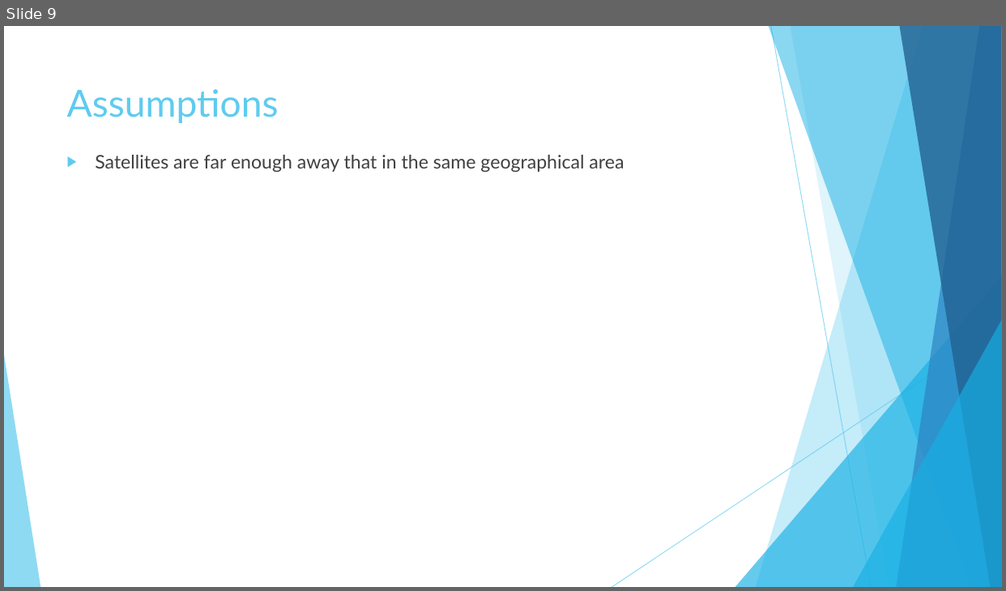
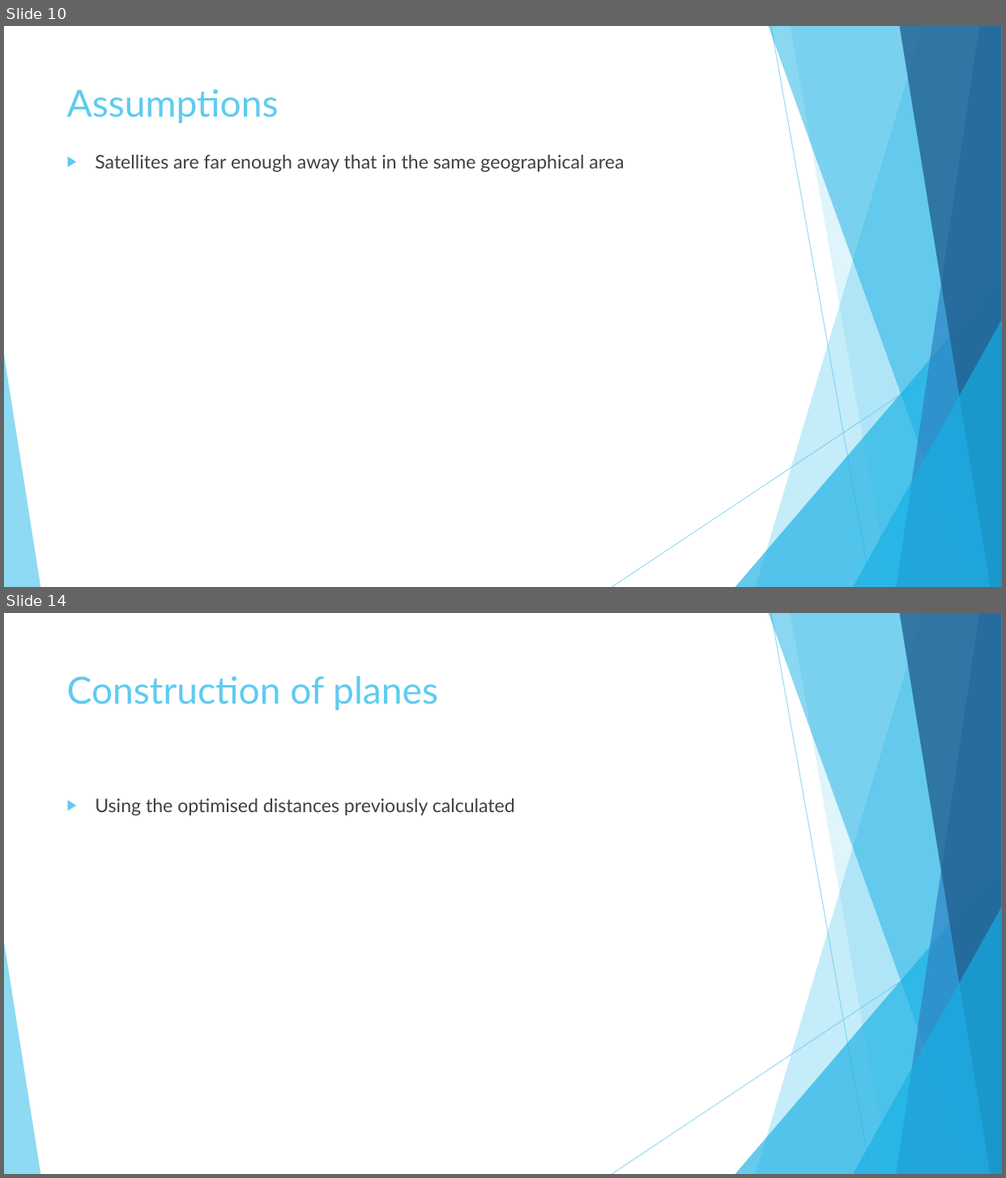
Before and after one commit to Lydia-D/Thesis_GH, a slide deck: Instantaneous Relative Positioning of Multiple GPS Receivers.pptx. Shown one above the other, each under a label of ours: slide 9 before the commit, slides 10 and 14 after it; the slides between them are not shown. The pictures are 1006x591 and 1006x1178 pixels, drawn with LibreOffice and Linux fonts; fonts in the diff are those of the drawing. Boxes give left, top, right and bottom in pixels: in the first picture for what was removed or moved away, otherwise in the second. Text is boxed around its words. In the diff, an @@ line names an element or a change of style, - is before the commit and + after.

Commit message:
different epoches
but distance optimistion still not required

```diff
--- a/Instantaneous Relative Positioning of Multiple GPS Receivers.pptx
+++ b/Instantaneous Relative Positioning of Multiple GPS Receivers.pptx
@@ slide 14 added at (4, 613, 1002, 1174), background #FFFFFF; not listed: 10 template elements that a slide beside it also shows @@
@@ title added at (67, 676, 438, 710), 36 pt, text #5FCBEF @@
+Construction of planes
@@ text added at (95, 798, 515, 815), 18 pt, text #404040 @@
+▶ Using the optimised distances previously calculated
@@ what was slide 9 is now slide 10 @@
```
Also in this commit, not shown: 2 slides changed, 4 other slides added, 11 other files.
